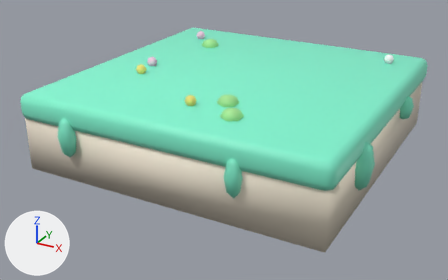
Before and after pictures for a commit that changed the glTF model assets/models/bg_tile_mint.glb.
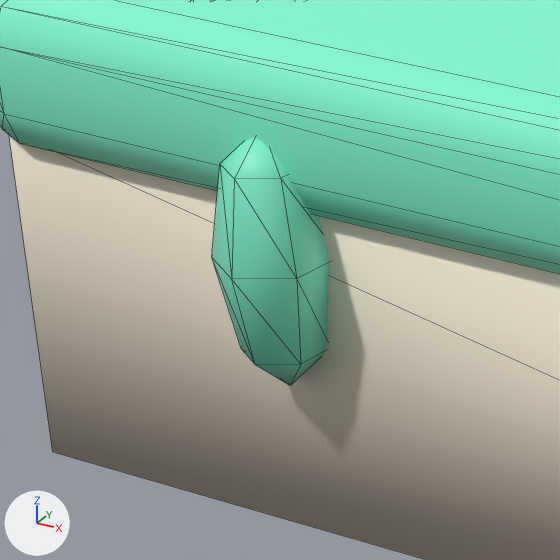
The first picture shows the older version from a 50 mm camera at (3.57, -6.96, 3.48) aimed at (-0.11, -0.26, 0.13). The close-ups show the older and then the newer version on the part from 5% to 25% of the width and 34% to 66% of the height of that picture. Only the edits that show in the close-ups are written down. The lights are fixed; the arrows at lower left show +X, +Y and +Z. The close-ups show mesh edges as thin lines. Where no turn or scale is listed for an object, it has been applied to the vertices.

Objects in the first close-up: 'M_Tile_mint__t_side_mint', 'M_Tile_mint__t_top_mint'.
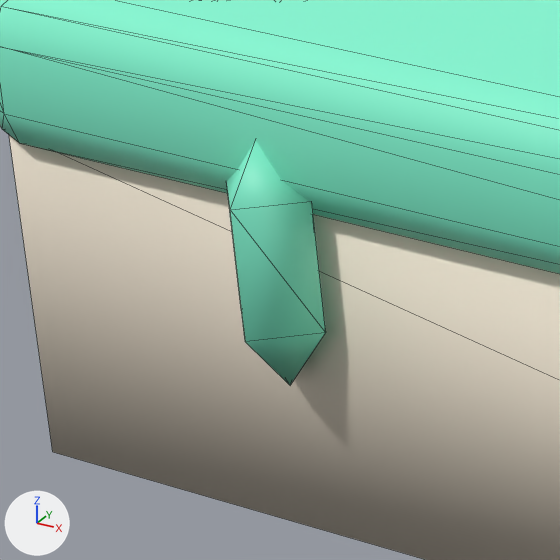
Where the newer file only moved an object's origin or applied its transform, the numbers keep the older frame.

Diff of the bpy script that builds the scene:
```diff
--- a/assets/models/bg_tile_mint.glb.py
+++ b/assets/models/bg_tile_mint.glb.py
@@ me_cap_037 @@
 # used by ob_m_tile_mint__t_top_mint; location = (-0.004, 0.011, 0.608)
-me_cap_037.from_pydata(...)  # 216 vertices, 396 faces; spans x -2.11..2.11, y -2.11..2.11, z -0.39..0.39
+me_cap_037.from_pydata(...)  # 136 vertices, 236 faces; spans x -2.11..2.11, y -2.09..2.09, z -0.39..0.39
+# me_cap_037 part 1: 36 vertices removed from x -2.11..-1.15, y -2.11..-1.11, z -0.21..0.17; 16 vertices added at x -2.11..-1.15, y -2.09..-1.13, z -0.16..0.11
+# other edits to the shape of me_cap_037 do not show in these pictures
 me_cap_037.materials.append(mat_t_top_mint)
```

Changed parts and their boxes [x1, y1, x2, y2] in the close-ups (560 x 560 px):
part 1 of me_cap_037, cut back: before [212, 137, 330, 385]; after [227, 140, 326, 385]
